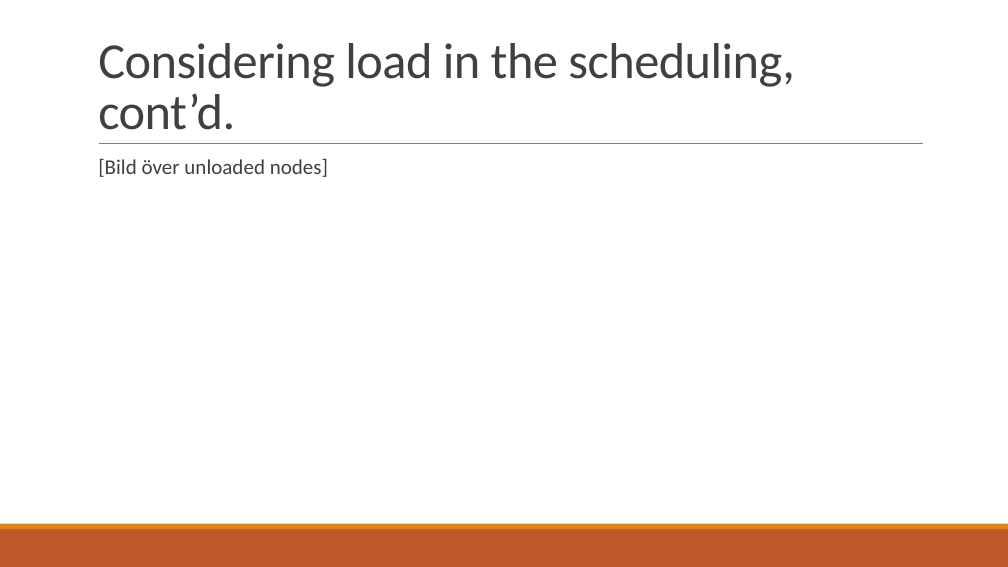
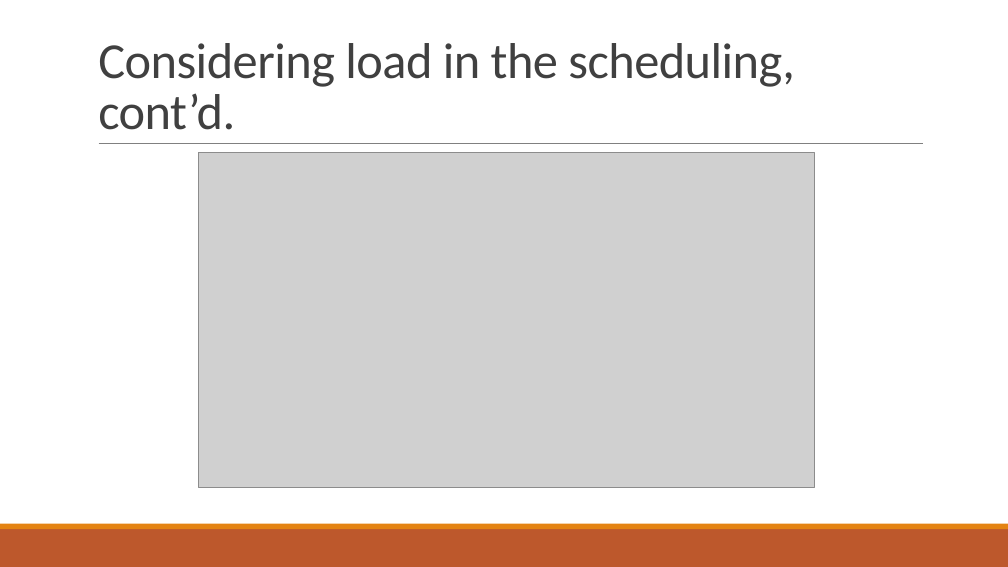
Before and after one commit to PStahl/master_thesis, a slide deck: slide 69 of presentation/presentation.pptx. Drawn at 1008x567 pixels with LibreOffice and Linux fonts; fonts in the diff are those of the drawing; grey boxes stand for pictures. Boxes give left, top, right and bottom in pixels: in the first picture for what was removed or moved away, otherwise in the second. Text is boxed around its words. In the diff, an @@ line names an element or a change of style, - is before the commit and + after.

```diff
--- a/presentation/presentation.pptx
+++ b/presentation/presentation.pptx
@@ text removed at bbox=[98, 159, 328, 177] @@
-  [Bild över unloaded nodes]
@@ picture added at bbox=[199, 153, 814, 488] @@
```
Also in this commit, not shown: 2 other slides changed.
